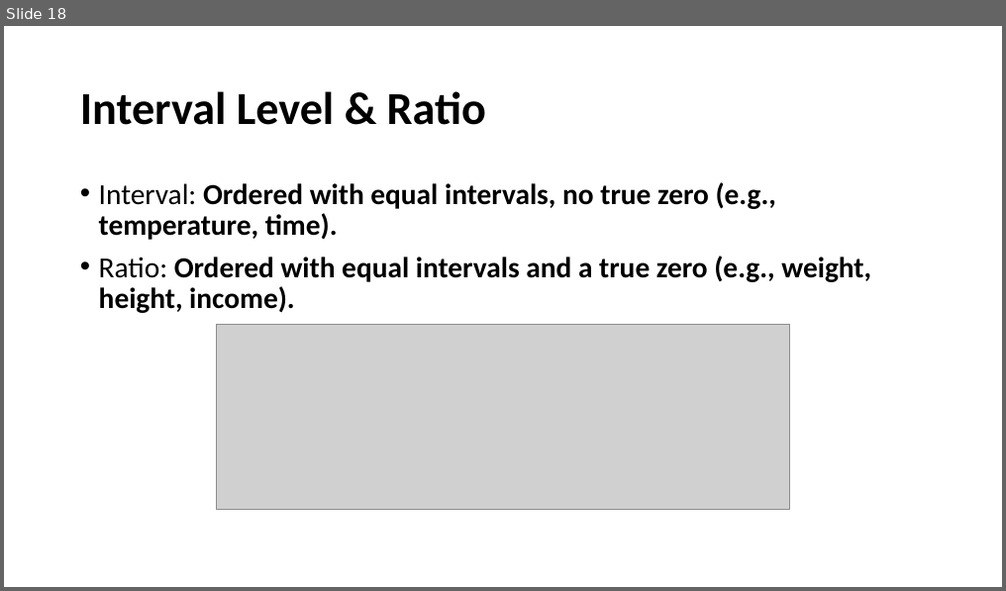
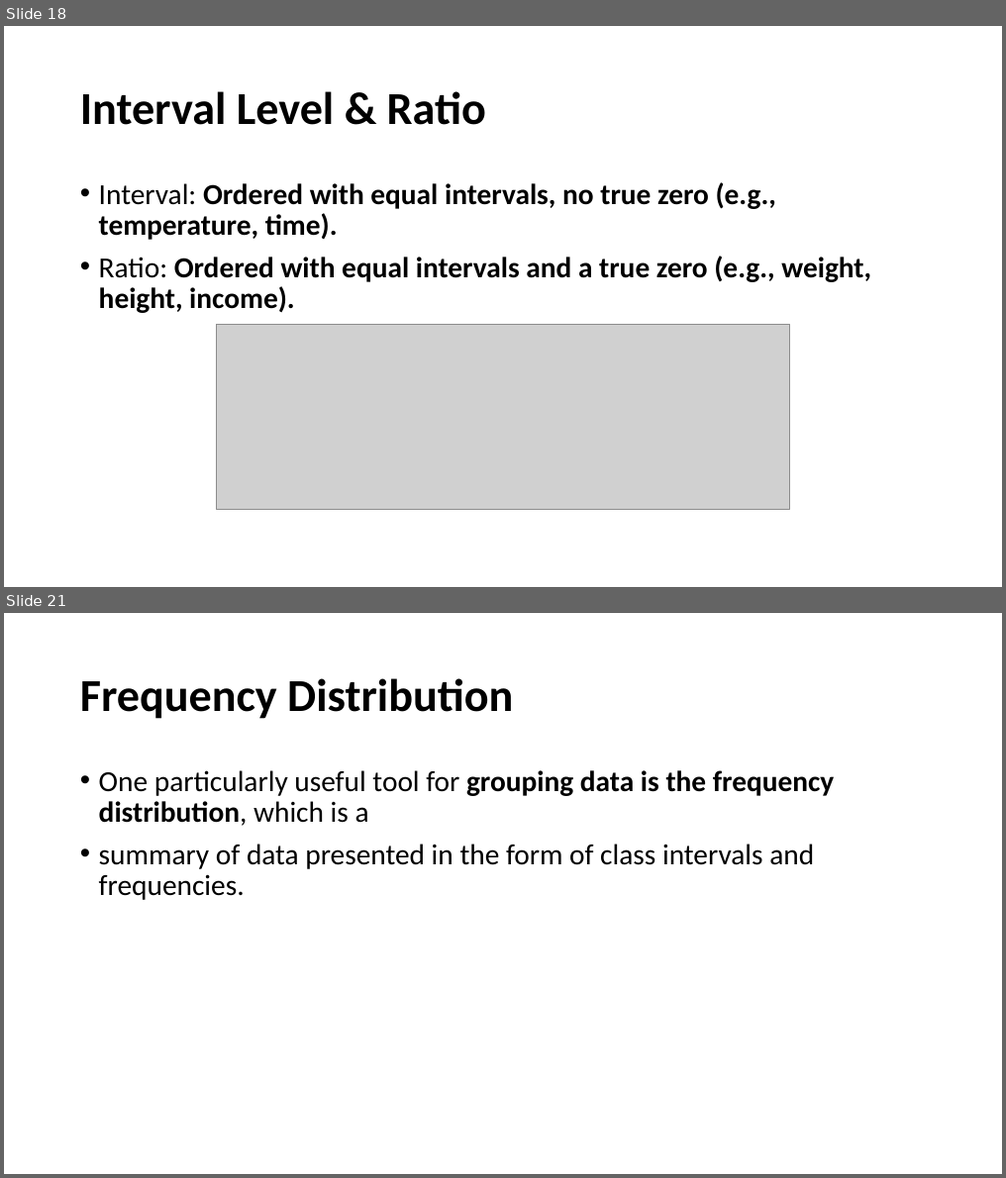
Before and after one commit to joviyal-arun/STAT_TUTORIAL_DOCUMENTS, a slide deck: statistics_tutorial.pptx. Shown one above the other, each under a label of ours: slide 18 before the commit, slides 18 and 21 after it; the slides between them are not shown. The pictures are 1006x591 and 1006x1178 pixels, drawn with LibreOffice and Linux fonts; fonts in the diff are those of the drawing; grey boxes stand for pictures. Boxes give left, top, right and bottom in pixels: in the first picture for what was removed or moved away, otherwise in the second. Text is boxed around its words. In the diff, an @@ line names an element or a change of style, - is before the commit and + after.

Commit message:
frequency distribution tutorial

```diff
--- a/statistics_tutorial.pptx
+++ b/statistics_tutorial.pptx
@@ slide 21 added at bbox=[4, 613, 1002, 1174], background #FFFFFF @@
@@ title added at bbox=[80, 678, 513, 719], 44 pt, text #000000, bold @@
+Frequency Distribution
@@ text added at bbox=[99, 770, 834, 900], 28 pt, text #000000 @@
+• One particularly useful tool for grouping data is the frequency distribution, which is a
+• summary of data presented in the form of class intervals and frequencies.
```
Also in this commit, not shown: 15 other slides added.
